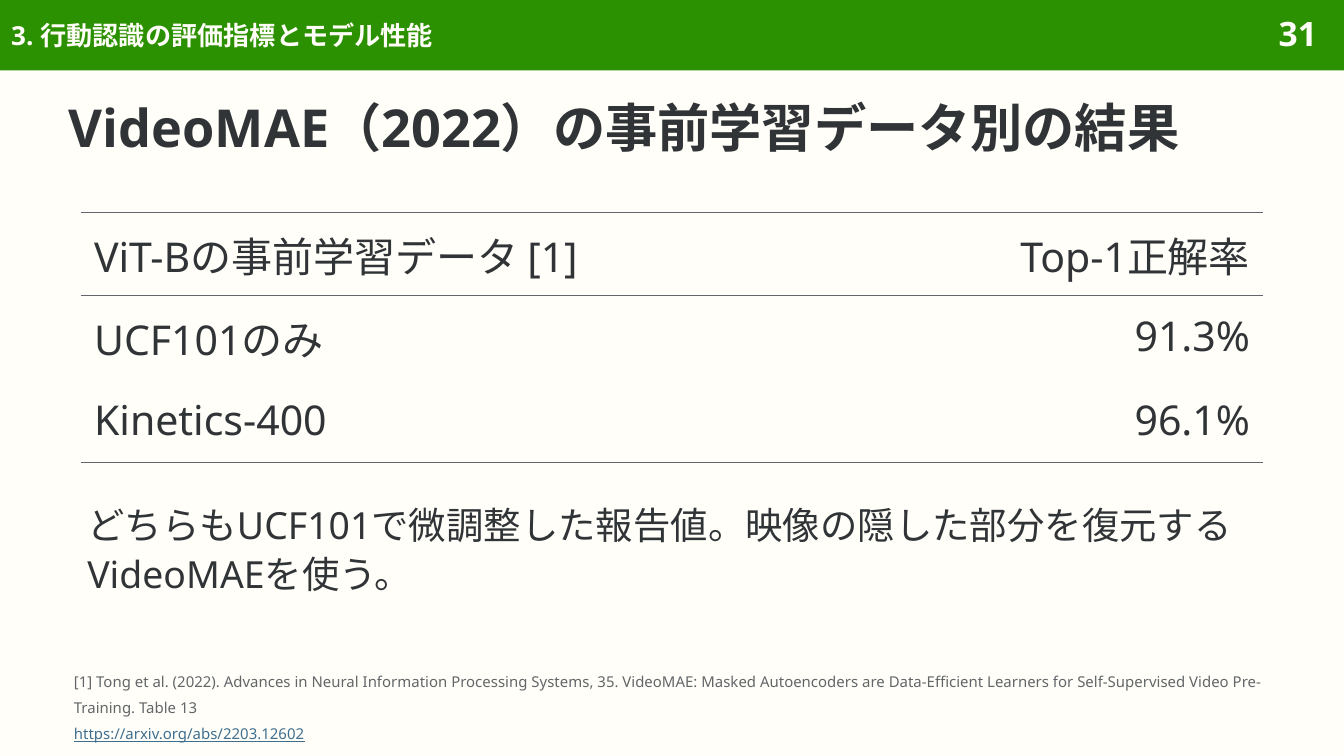
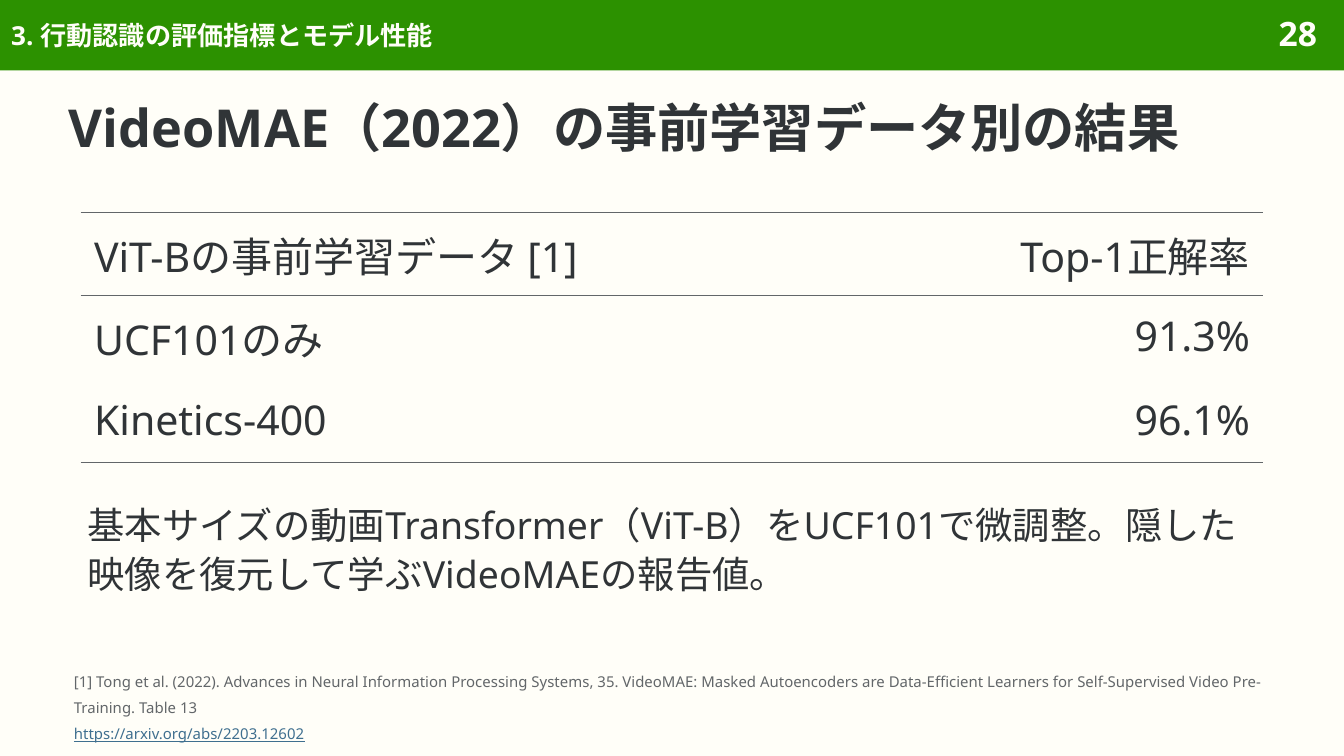
Before and after one commit to sasakiy84/datasets-in-10-minutes, a slide deck: slide 28 of slides/datasets-in-10-minutes-ucf101.pptx (slide 31 before the commit). Drawn at 1344x756 pixels with LibreOffice and Linux fonts; fonts in the diff are those of the drawing. Boxes give left, top, right and bottom in pixels: in the first picture for what was removed or moved away, otherwise in the second. Text is boxed around its words. In the diff, an @@ line names an element or a change of style, - is before the commit and + after.

```diff
--- a/slides/datasets-in-10-minutes-ucf101.pptx
+++ b/slides/datasets-in-10-minutes-ucf101.pptx
@@ page number at box(1279, 21, 1317, 47): text changed @@
-31
+28
@@ text at box(87, 507, 1237, 592): text changed @@
-どちらもUCF101で微調整した報告値。映像の隠した部分を復元するVideoMAEを使う。
+基本サイズの動画Transformer（ViT-B）をUCF101で微調整。隠した映像を復元して学ぶVideoMAEの報告値。
```
Also in this commit, not shown: 3 other slides changed, 15 other files.
